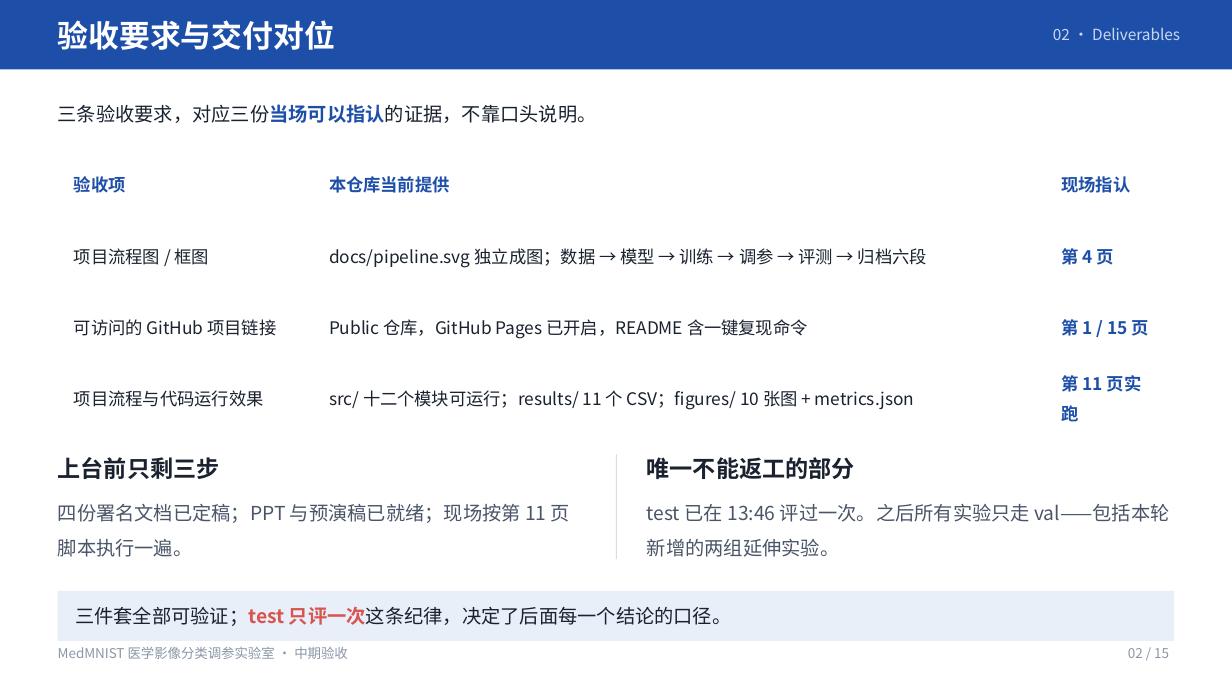
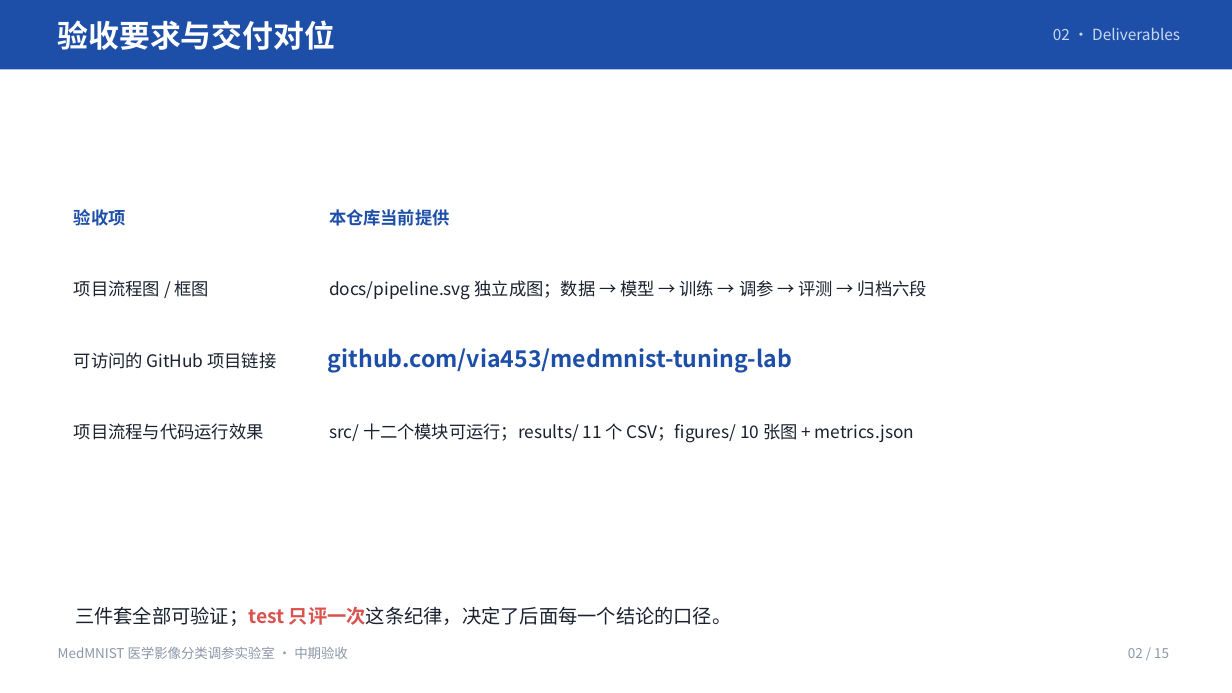
Before and after one commit to via453/medmnist-tuning-lab, a slide deck: slide 2 of MedMNIST调参实验室_中期验收汇报/MedMNIST调参实验室_中期验收汇报.pptx. Drawn at 1232x693 pixels with LibreOffice and Linux fonts; fonts in the diff are those of the drawing. Boxes give left, top, right and bottom in pixels: in the first picture for what was removed or moved away, otherwise in the second. Text is boxed around its words. In the diff, an @@ line names an element or a change of style, - is before the commit and + after.

Commit message:
deck: archive v1 and add v2 organized around four questions
- MedMNIST调参实验室_中期验收汇报_v1.pptx: frozen copy of the first deck
- MedMNIST调参实验室_汇报_v2/: 15 pages, 'what I did / why / results / takeaways',
  9 pages carry figures (two per page where useful), each page ends with a one-line reason
- README + PPT_OUTLINE: register both versions and the page map

```diff
--- a/MedMNIST调参实验室_中期验收汇报/MedMNIST调参实验室_中期验收汇报.pptx
+++ b/MedMNIST调参实验室_中期验收汇报/MedMNIST调参实验室_中期验收汇报.pptx
@@ text removed at (x1=58, y1=104, x2=597, y2=123) @@
-三条验收要求，对应三份当场可以指认的证据，不靠口头说明。
@@ table at (x1=57, y1=179, x2=1045, y2=464) @@
-column 2: 本仓库当前提供 | docs/pipeline.svg 独立成图；数据 → 模型 → 训练 → 调参 → 评测 → 归档六段 | Public 仓库，GitHub Pages 已开启，README 含一键复现命令 | src/ 十二个模块可运行；results/ 11 个 CSV；figures/ 10 张图 + metrics.json
-column 3: 现场指认 | 第 4 页 | 第 1 / 15 页 | 第 11 页实跑
+column 2: 本仓库当前提供 | docs/pipeline.svg 独立成图；数据 → 模型 → 训练 → 调参 → 评测 → 归档六段 | github.com/via453/medmnist-tuning-lab | src/ 十二个模块可运行；results/ 11 个 CSV；figures/ 10 张图 + metrics.json
@@ table resized from (x1=57, y1=146, x2=1175, y2=431) to (x1=57, y1=179, x2=1045, y2=464) @@
@@ text removed at (x1=58, y1=457, x2=220, y2=479) @@
-上台前只剩三步
@@ rectangle removed at (x1=616, y1=455, x2=617, y2=560) @@
@@ text removed at (x1=647, y1=457, x2=855, y2=479) @@
-唯一不能返工的部分
@@ text removed at (x1=58, y1=504, x2=570, y2=557) @@
-四份署名文档已定稿；PPT 与预演稿已就绪；现场按第 11 页脚本执行一遍。
@@ text removed at (x1=647, y1=504, x2=1169, y2=557) @@
-test 已在 13:46 评过一次。之后所有实验只走 val——包括本轮新增的两组延伸实验。
@@ rectangle removed at (x1=57, y1=592, x2=1174, y2=641) @@
```
Also in this commit, not shown: 1 other slide changed, 30 other files.
